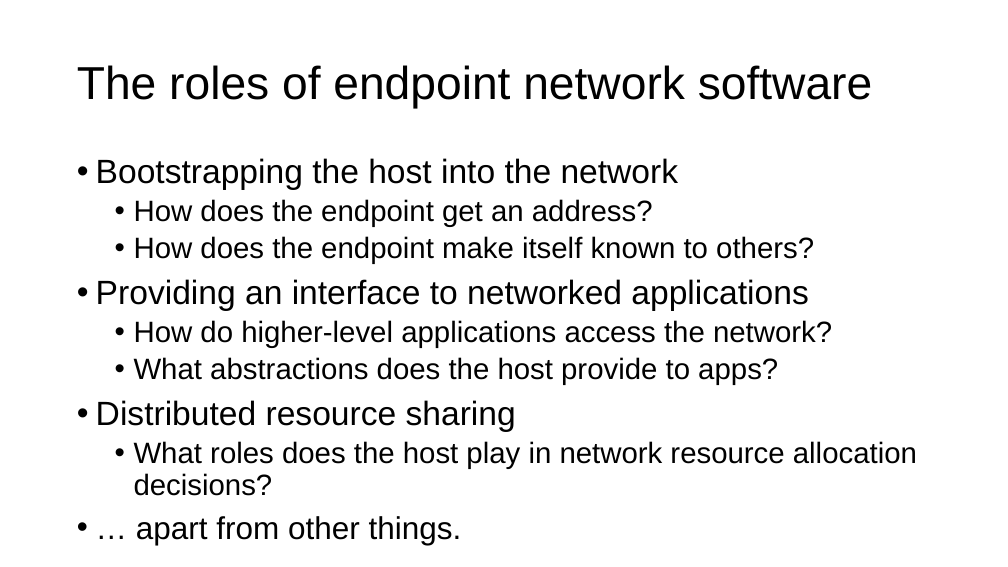
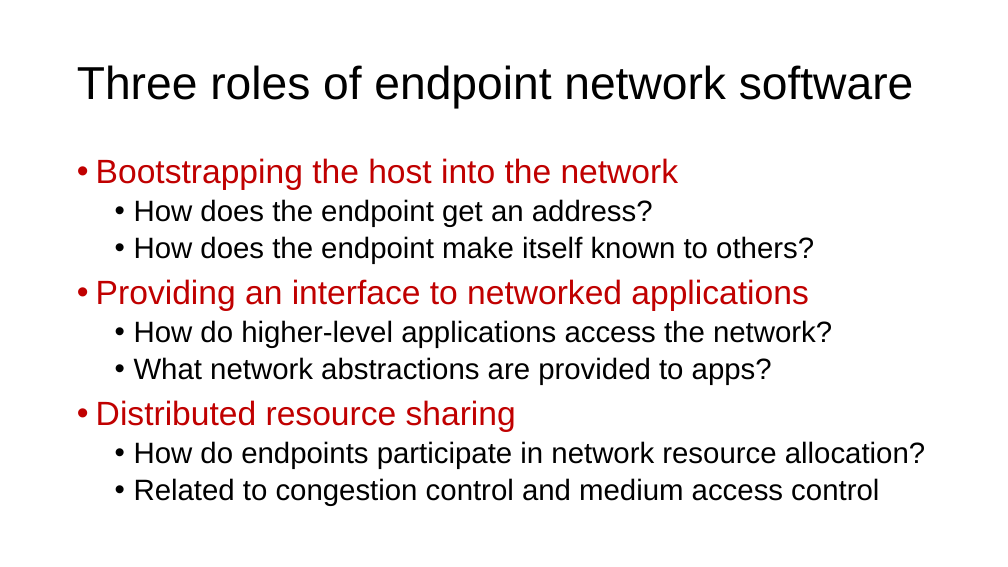
Before and after one commit to ngsrinivas/coursegen, a slide deck: slide 3 of ex/552-F20/staging/552-F20/lectures/06-endpoint.pptx (slide 4 before the commit). Drawn at 1008x567 pixels with LibreOffice and Linux fonts; fonts in the diff are those of the drawing. Boxes give left, top, right and bottom in pixels: in the first picture for what was removed or moved away, otherwise in the second. Text is boxed around its words. In the diff, an @@ line names an element or a change of style, - is before the commit and + after.

```diff
--- a/ex/552-F20/staging/552-F20/lectures/06-endpoint.pptx
+++ b/ex/552-F20/staging/552-F20/lectures/06-endpoint.pptx
@@ title at [77,65,913,109]: text changed @@
-The roles of endpoint network software
+Three roles of endpoint network software
@@ text at [96,158,808,432]: text colour #000000 to #C00000 in "Bootstrapping the host into the network", "Providing an interface to networked applications", "Distributed resource sharing" @@
@@ text at [134,357,772,385]: text changed @@
-  • What abstractions does the host provide to apps?
+  • What network abstractions are provided to apps?
@@ text at [134,441,925,506]: text changed @@
-  • What roles does the host play in network resource allocation decisions?
-• … apart from other things.
+  • How do endpoints participate in network resource allocation?
+  • Related to congestion control and medium access control
```
Also in this commit, not shown: 8 other slides changed, 1 slide removed, 3 other files.
